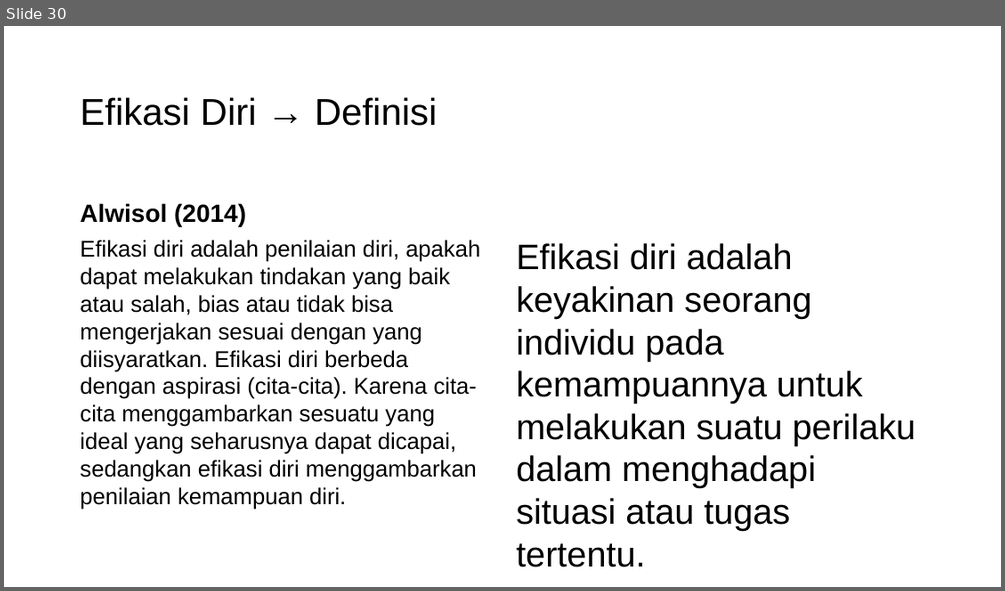
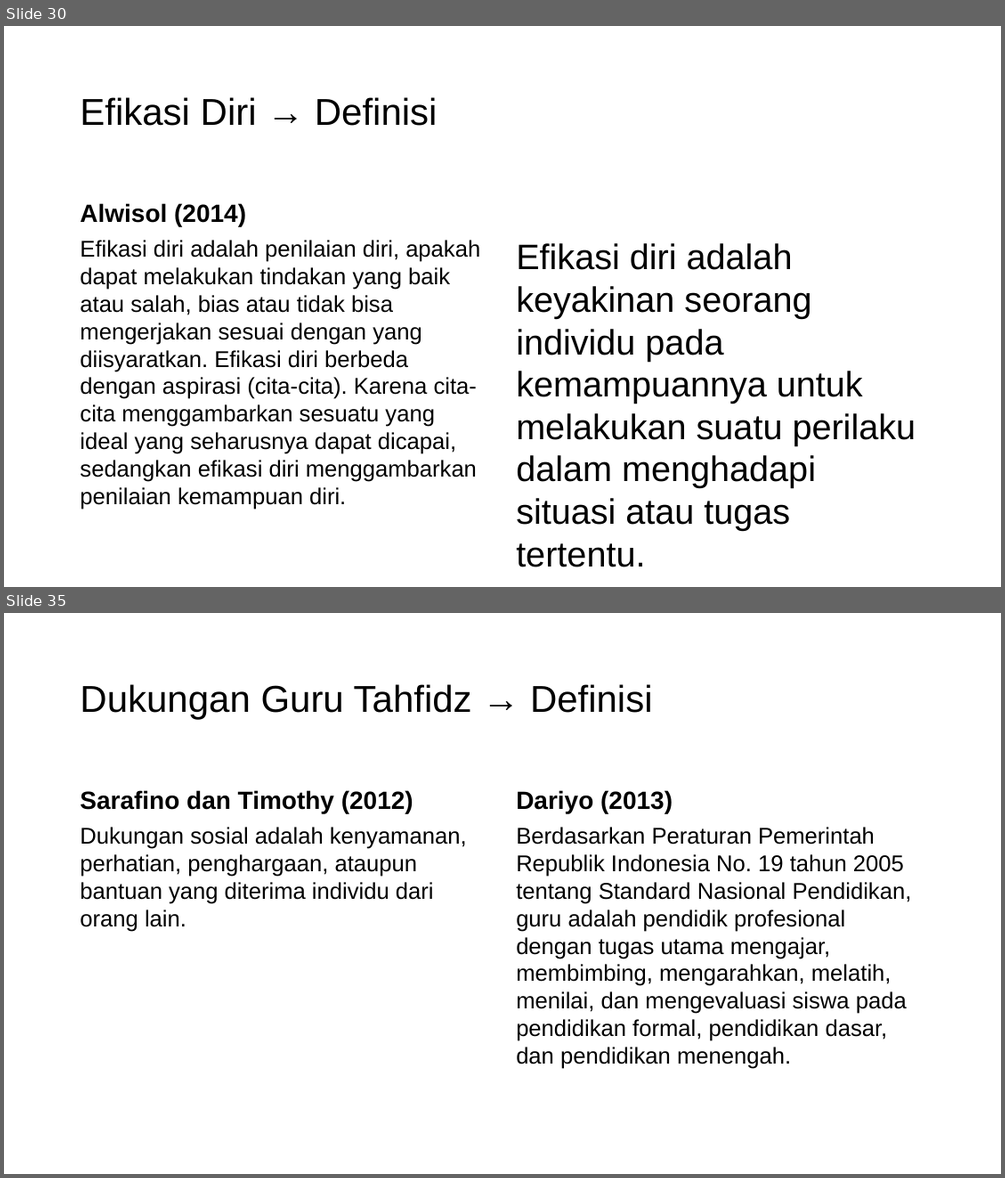
Before and after one commit to mzaini30/skripsi, a slide deck: seminar proposal.pptx. Shown one above the other, each under a label of ours: slide 30 before the commit, slides 30 and 35 after it; the slides between them are not shown. The pictures are 1005x591 and 1005x1178 pixels, drawn with LibreOffice and Linux fonts; fonts in the diff are those of the drawing; background and template pictures are left out. Boxes give left, top, right and bottom in pixels: in the first picture for what was removed or moved away, otherwise in the second. Text is boxed around its words. In the diff, an @@ line names an element or a change of style, - is before the commit and + after.

```diff
--- a/seminar proposal.pptx
+++ b/seminar proposal.pptx
@@ slide 35 added at (x1=4, y1=613, x2=1001, y2=1174), background picture (left out) @@
@@ title added at (x1=80, y1=684, x2=653, y2=719), 36 pt, text #000000 @@
+Dukungan Guru Tahfidz → Definisi
@@ text added at (x1=80, y1=790, x2=413, y2=813), 24 pt, text #000000, bold @@
+Sarafino dan Timothy (2012)
@@ text added at (x1=516, y1=790, x2=672, y2=813), 24 pt, text #000000, bold @@
+Dariyo (2013)
@@ text added at (x1=80, y1=827, x2=467, y2=932), 22 pt, text #000000 @@
+Dukungan sosial adalah kenyamanan, perhatian, penghargaan, ataupun bantuan yang diterima individu dari orang lain.
@@ text added at (x1=516, y1=827, x2=912, y2=1069), 22 pt, text #000000 @@
+Berdasarkan Peraturan Pemerintah Republik Indonesia No. 19 tahun 2005 tentang Standard Nasional Pendidikan, guru adalah pendidik profesional dengan tugas utama mengajar, membimbing, mengarahkan, melatih, menilai, dan mengevaluasi siswa pada pendidikan formal, pendidikan dasar, dan pendidikan menengah.
```
Also in this commit, not shown: 17 slides changed, 5 other slides added.
